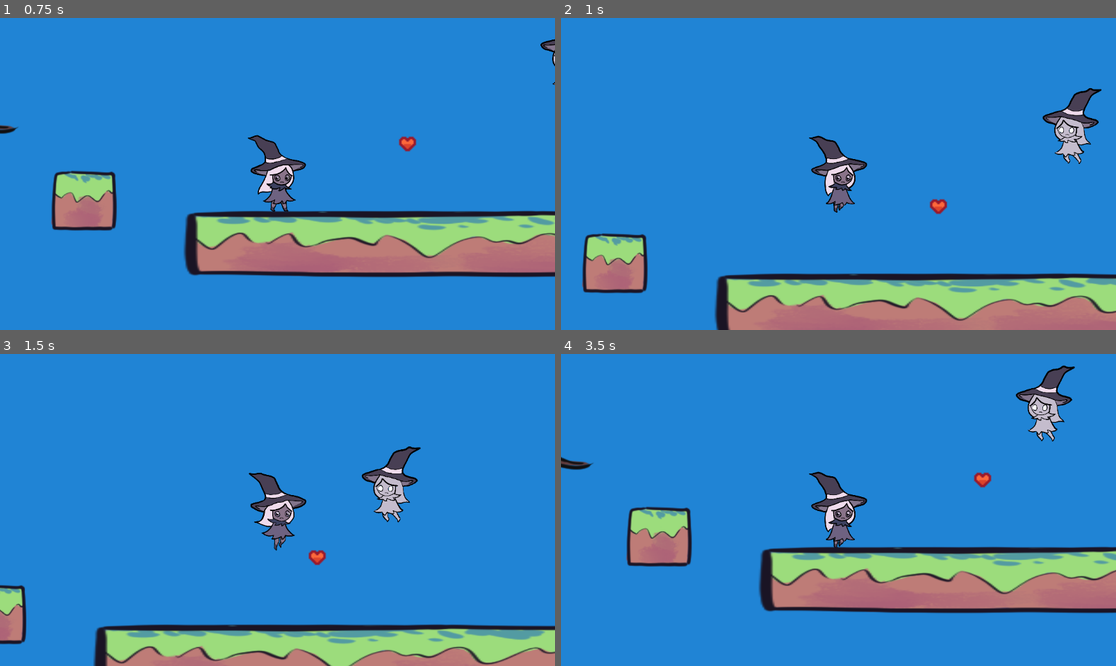
Above: before the commit, frames 1-4 (two rows, left to right).
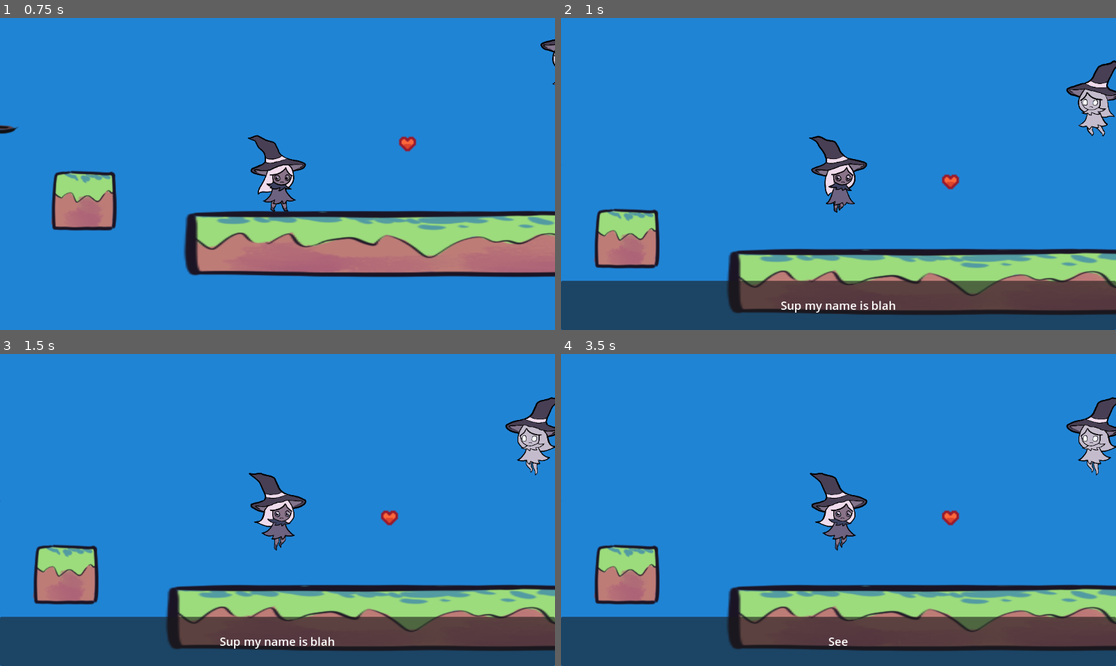
Above: after the commit, the same moments.

Repository: bramblestars/Scream-Jam-2023
Game: Godot game, scene res://Scenes/Levels/main_scene.tscn
Two runs of this game, one before a commit and one after it. Both use one fixed random seed, a clock stepped at 60 frames per second and the inputs below.
Inputs:
- Up to frame 1 (0.75 s): tap Enter (interact, bound only after the commit) at 0.5, 0.6 s; hold Right (moveRight) from 0.53 s (still down)
- Up to frame 2 (1 s): keep holding Right (moveRight); tap Space (jump) at 0.77 s; tap K (test, bound only after the commit) at 0.8 s
- Up to frame 3 (1.5 s): keep holding Right (moveRight); tap Space (jump) at 1.07 s; tap K (test, bound only after the commit) at 1.35 s
- Up to frame 4 (3.5 s): tap Space (jump) at 1.52, 1.55, 1.82, 3.02, 3.32 s; release Right (moveRight) at 2.03 s; hold Left (moveLeft) 2.03-2.78 s; hold Space (jump) 2.03-2.78 s; tap Enter (interact, bound only after the commit) at 2.3, 2.85 s; hold Right (moveRight) from 2.78 s (still down); tap K (test, bound only after the commit) at 3.05 s

Frame 1 is identical in both runs. In frame 2, 28% of the frame differs, in the area x 0-100%, y 13-100%; in frame 3, 28%; in frame 4, 38%, in the area x 0-100%, y 3-100%.

Commit message:
Added basic dialogue to option canvas

Diff:
--- a/Scenes/Levels/sample_level.tscn
+++ b/Scenes/Levels/sample_level.tscn
@@ -40,7 +40,6 @@
 [node name="Branch2Day" parent="Trees" instance=ExtResource("7_ha7jm")]
 position = Vector2(-359, -59)
 rotation = -0.568941
-scale = Vector2(0.5, 0.5)
 
 [node name="Branch3Day" parent="Trees" instance=ExtResource("8_6stkk")]
 position = Vector2(-146, 55)
@@ -69,7 +68,6 @@
 
 [node name="CollisionShape2D" type="CollisionShape2D" parent="Ground/Dirt"]
 position = Vector2(-6.9444, 9.99999)
-scale = Vector2(1, 1)
 shape = SubResource("RectangleShape2D_n8hpl")
 
 [node name="Dirt2" type="StaticBody2D" parent="Ground"]
@@ -82,7 +80,6 @@
 
 [node name="CollisionShape2D" type="CollisionShape2D" parent="Ground/Dirt2"]
 position = Vector2(-6.9444, 9.99999)
-scale = Vector2(1, 1)
 shape = SubResource("RectangleShape2D_n8hpl")
 
 [node name="GroundGrass3" parent="Ground" instance=ExtResource("11_4eo20")]
--- a/Scenes/Object Templates/Platforms/small_platform.tscn
+++ b/Scenes/Object Templates/Platforms/small_platform.tscn
@@ -14,3 +14,4 @@
 [node name="CollisionShape2D" type="CollisionShape2D" parent="."]
 position = Vector2(0, 2.5)
 shape = SubResource("RectangleShape2D_mp4od")
+one_way_collision = true
--- a/Scenes/Object Templates/option_canvas.tscn
+++ b/Scenes/Object Templates/option_canvas.tscn
@@ -1,8 +1,11 @@
-[gd_scene load_steps=3 format=3 uid="uid://woq60hl2l3mm"]
+[gd_scene load_steps=4 format=3 uid="uid://woq60hl2l3mm"]
 
 [ext_resource type="Script" path="res://Scripts/Options.gd" id="1_udiqp"]
 
 [sub_resource type="LabelSettings" id="LabelSettings_4q2at"]
+
+[sub_resource type="LabelSettings" id="LabelSettings_3tx1p"]
+font_size = 24
 
 [node name="OptionCanvas" type="CanvasLayer"]
 script = ExtResource("1_udiqp")
@@ -48,6 +51,38 @@
 layout_mode = 2
 text = "Quit"
 
+[node name="DialogueMenu" type="Control" parent="."]
+layout_mode = 3
+anchors_preset = 12
+anchor_top = 1.0
+anchor_right = 1.0
+anchor_bottom = 1.0
+offset_top = -102.0
+grow_horizontal = 2
+grow_vertical = 0
+
+[node name="Panel" type="Panel" parent="DialogueMenu"]
+layout_mode = 1
+anchors_preset = 15
+anchor_right = 1.0
+anchor_bottom = 1.0
+grow_horizontal = 2
+grow_vertical = 2
+size_flags_horizontal = 3
+size_flags_vertical = 3
+
+[node name="Label" type="Label" parent="DialogueMenu/Panel"]
+layout_mode = 1
+anchors_preset = 15
+anchor_right = 1.0
+anchor_bottom = 1.0
+grow_horizontal = 2
+grow_vertical = 2
+text = "Sup my name is blah"
+label_settings = SubResource("LabelSettings_3tx1p")
+horizontal_alignment = 1
+vertical_alignment = 1
+
 [connection signal="drag_ended" from="OptionMenu/VBoxContainer/Audio" to="." method="_on_audio_drag_ended"]
 [connection signal="pressed" from="OptionMenu/VBoxContainer/Continue" to="." method="_on_continue_pressed"]
 [connection signal="pressed" from="OptionMenu/VBoxContainer/Restart" to="." method="_on_restart_pressed"]
--- a/Scripts/Options.gd
+++ b/Scripts/Options.gd
@@ -1,26 +1,53 @@
 extends CanvasLayer
 @onready var optionMenu : CenterContainer = $OptionMenu
+@onready var dialogueMenu : Control = $DialogueMenu
 @onready var movingObject = get_tree().get_nodes_in_group("Pause")
+@onready var textLabel = get_node("DialogueMenu/Panel/Label")
 @export_file("*.tscn") var mainMenu
 
 var hidden : bool = false
+var dialogue : bool = false
+var dialogueIndex : int = 0
+var textValues : Array = ["Hi", "Bye", "See"]
 # Called when the node enters the scene tree for the first time.
 func _ready():
 	optionMenu.hide()
+	dialogueMenu.hide()
 	hidden = true
 
 # Called every frame. 'delta' is the elapsed time since the previous frame.
 func _process(delta):
 	if Input.is_action_just_released("escape"):
 		if hidden:
-			for chr in movingObject:
-				chr.setPause(true)
+			setPauseValue(true)
 			optionMenu.show()
 		else:
-			for chr in movingObject:
-				chr.setPause(false)
+			setPauseValue(false)
 			optionMenu.hide()
 		hidden = !hidden
+	if hidden:
+		if !dialogue:
+			if Input.is_action_just_released("test"):
+				dialogueMode(true)
+		if dialogue:
+			if Input.is_action_just_released("interact"):
+				dialogueIndex += 1
+				if dialogueIndex >= textValues.size():
+					dialogueMode(false)
+				else:
+					textLabel.text = textValues[dialogueIndex]
+
+func setPauseValue(pause):
+	for chr in movingObject:
+		chr.setPause(pause)
+
+func dialogueMode(dialogueOn):
+	dialogue = dialogueOn
+	setPauseValue(dialogueOn)
+	if(dialogueOn):
+		dialogueMenu.show()
+	else:
+		dialogueMenu.hide()
 
 func _on_continue_pressed():
 	for chr in movingObject:
--- a/Scripts/Player.gd
+++ b/Scripts/Player.gd
@@ -26,7 +26,7 @@
 		if Input.is_action_pressed("moveRight"):
 			velocity.x += moveSpeed
 			sprite.flip_h = true
-		if Input.is_action_pressed("jump") and is_on_floor():
+		if Input.is_action_just_pressed("jump") and is_on_floor():
 			velocity.y = -jumpForce
 
 		move_and_slide()
--- a/project.godot
+++ b/project.godot
@@ -41,6 +41,16 @@
 "events": [Object(InputEventKey,"resource_local_to_scene":false,"resource_name":"","device":-1,"window_id":0,"alt_press …(182 unchanged characters)…
 ]
 }
+test={
+"deadzone": 0.5,
+"events": [Object(InputEventKey,"resource_local_to_scene":false,"resource_name":"","device":-1,"window_id":0,"alt_pressed":false,"shift_pressed":false,"ctrl_pressed":false,"meta_pressed":false,"pressed":false,"keycode":0,"physical_keycode":75,"key_label":0,"unicode":107,"echo":false,"script":null)
+]
+}
+interact={
+"deadzone": 0.5,
+"events": [Object(InputEventKey,"resource_local_to_scene":false,"resource_name":"","device":-1,"window_id":0,"alt_pressed":false,"shift_pressed":false,"ctrl_pressed":false,"meta_pressed":false,"pressed":false,"keycode":0,"physical_keycode":4194309,"key_label":0,"unicode":0,"echo":false,"script":null)
+]
+}
 
 [rendering]
 
Not shown: 1 places in Scenes/Levels/main_menu.tscn that only renumber resources
Not shown: 1 places in Scenes/Levels/main_scene.tscn that only renumber resources
Not shown: 2 places in Scenes/Levels/sample_level.tscn that only renumber resources
Not shown: 1 places in Scenes/Object Templates/Floor/ground_grass.tscn that only renumber resources
Not shown: 1 places in Scenes/Object Templates/Platforms/small_platform.tscn that only renumber resources
